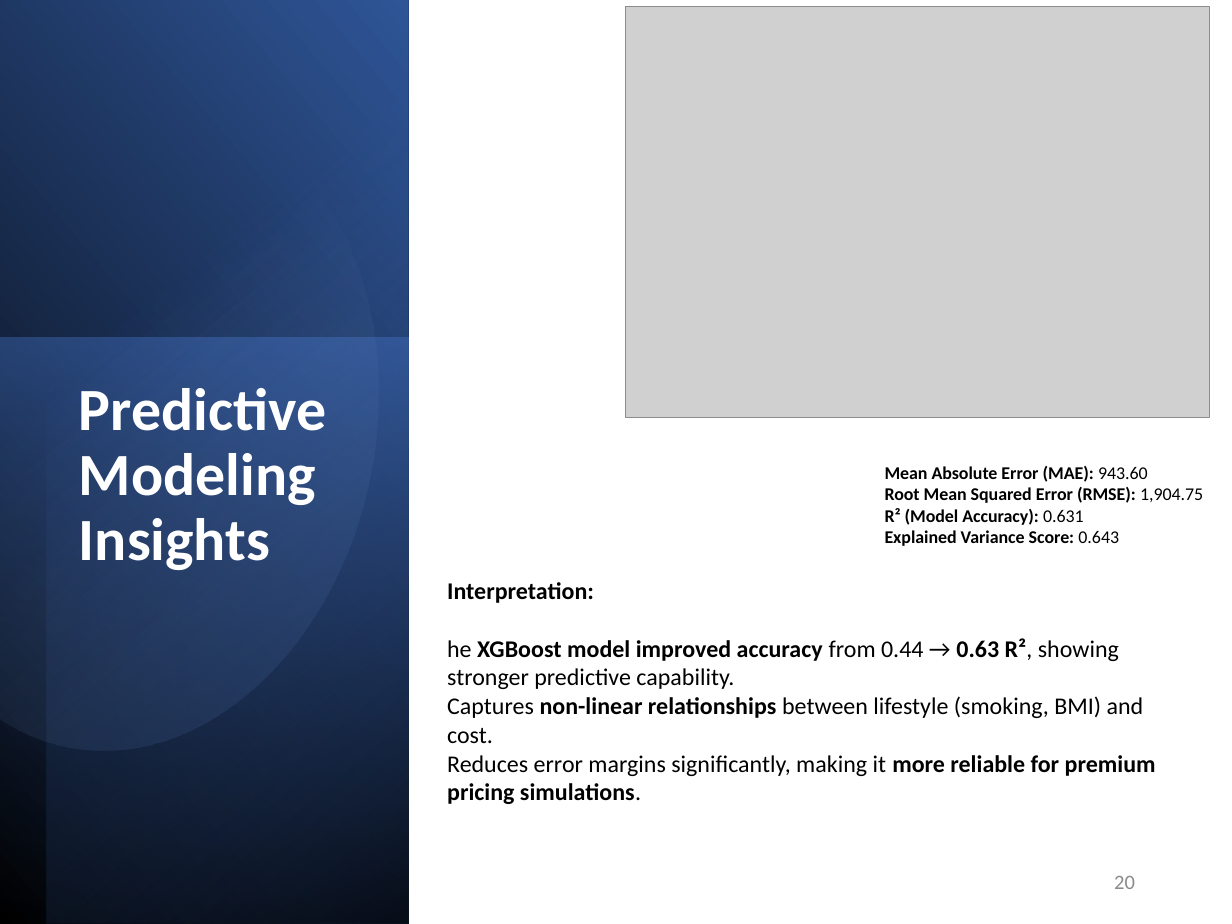
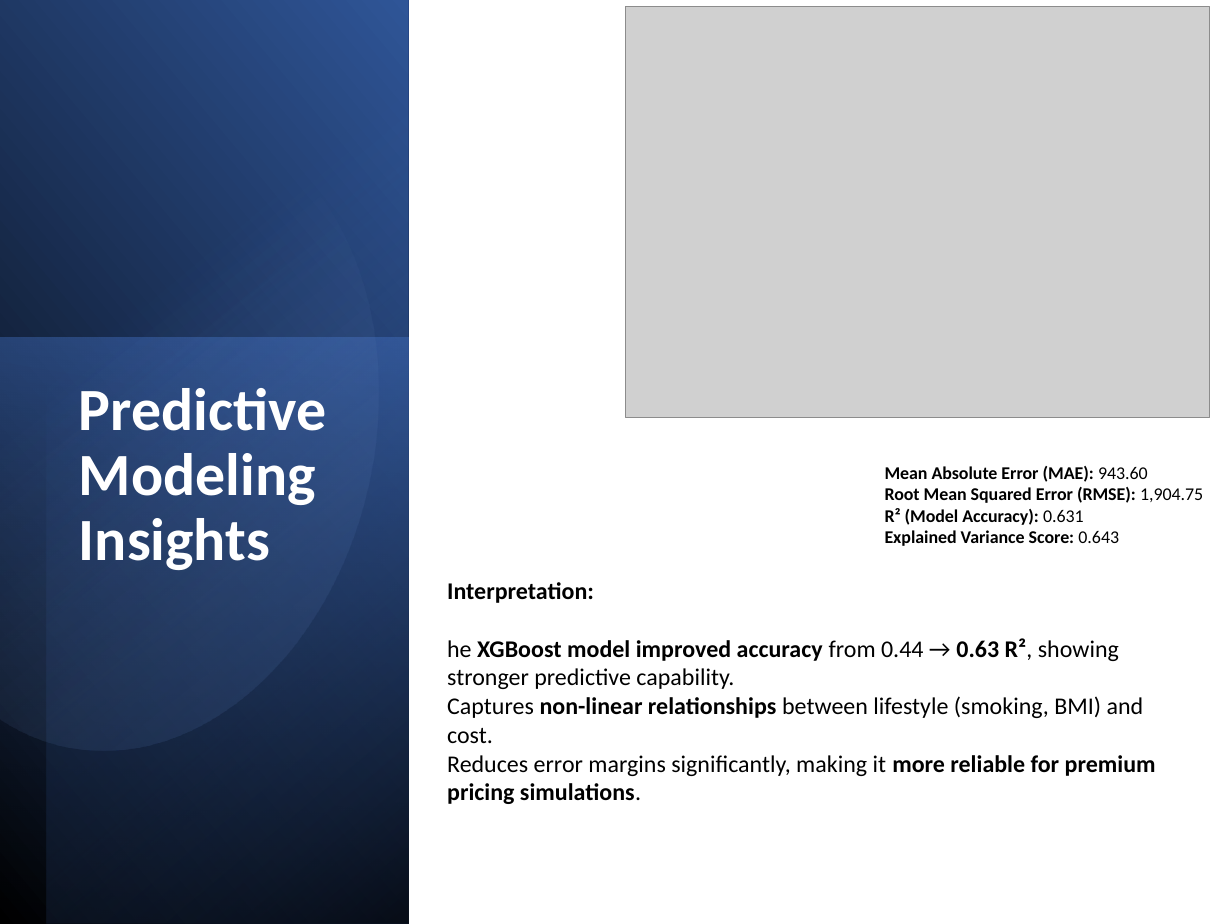
Before and after one commit to Sruthi-t-das/Med_Insurance_Finalproject, a slide deck: slide 21 of Allianz_US_Insurance_Strategy_PPTX.pptx (slide 20 before the commit). Drawn at 1232x924 pixels with LibreOffice and Linux fonts; fonts in the diff are those of the drawing; grey boxes stand for pictures. Boxes give left, top, right and bottom in pixels: in the first picture for what was removed or moved away, otherwise in the second. Text is boxed around its words. In the diff, an @@ line names an element or a change of style, - is before the commit and + after.

```diff
--- a/Allianz_US_Insurance_Strategy_PPTX.pptx
+++ b/Allianz_US_Insurance_Strategy_PPTX.pptx
@@ page number removed at (1114,876,1135,889) @@
-20
```
Also in this commit, not shown: 23 other slides changed, 1 slide added, 5 other files.
